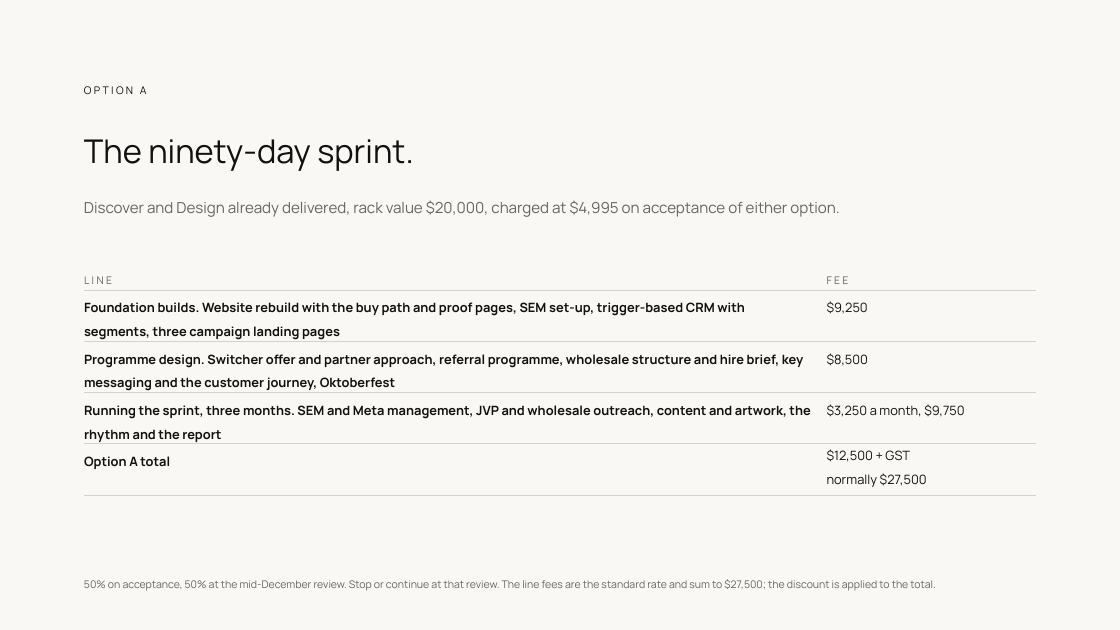
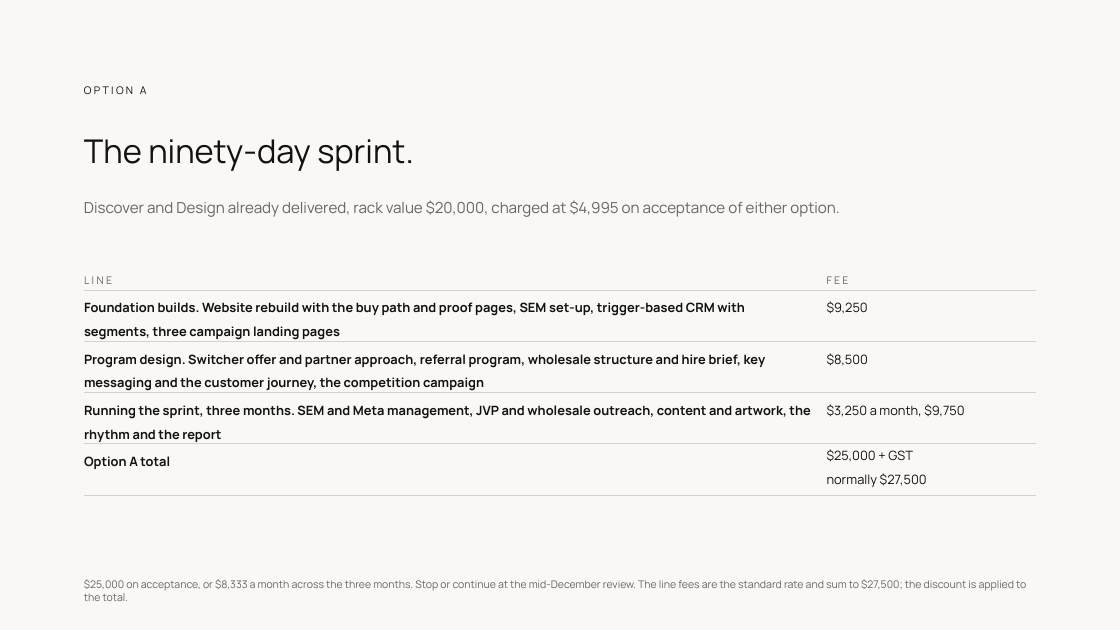
Before and after one commit to clentjewell/tapthatbrewery, a slide deck: slide 26 of 00 Admin/04 Commercial + SOW/JP_TapThat_ProposalDeck_v03.pptx (slide 27 before the commit). Drawn at 1120x630 pixels with LibreOffice and Linux fonts; fonts in the diff are those of the drawing. Boxes give left, top, right and bottom in pixels: in the first picture for what was removed or moved away, otherwise in the second. Text is boxed around its words. In the diff, an @@ line names an element or a change of style, - is before the commit and + after.

```diff
--- a/00 Admin/04 Commercial + SOW/JP_TapThat_ProposalDeck_v03.pptx
+++ b/00 Admin/04 Commercial + SOW/JP_TapThat_ProposalDeck_v03.pptx
@@ table at (x1=84, y1=265, x2=1036, y2=495) @@
-row 3, column 1: Programme design. Switcher offer and partner approach, referral programme, wholesale structure and hire brief, key messaging and the customer journey, Oktoberfest
+row 3, column 1: Program design. Switcher offer and partner approach, referral program, wholesale structure and hire brief, key messaging and the customer journey, the competition campaign
-row 5, column 2: $12,500 + GST normally $27,500
+row 5, column 2: $25,000 + GST normally $27,500
@@ text at (x1=84, y1=579, x2=1026, y2=601): text changed @@
-50% on acceptance, 50% at the mid-December review. Stop or continue at that review. The line fees are the standard rate and sum to $27,500; the discount is applied to the total.
+$25,000 on acceptance, or $8,333 a month across the three months. Stop or continue at the mid-December review. The line fees are the standard rate and sum to $27,500; the discount is applied to the total.
```
Also in this commit, not shown: 7 other slides changed, 1 slide removed, 13 other files.
